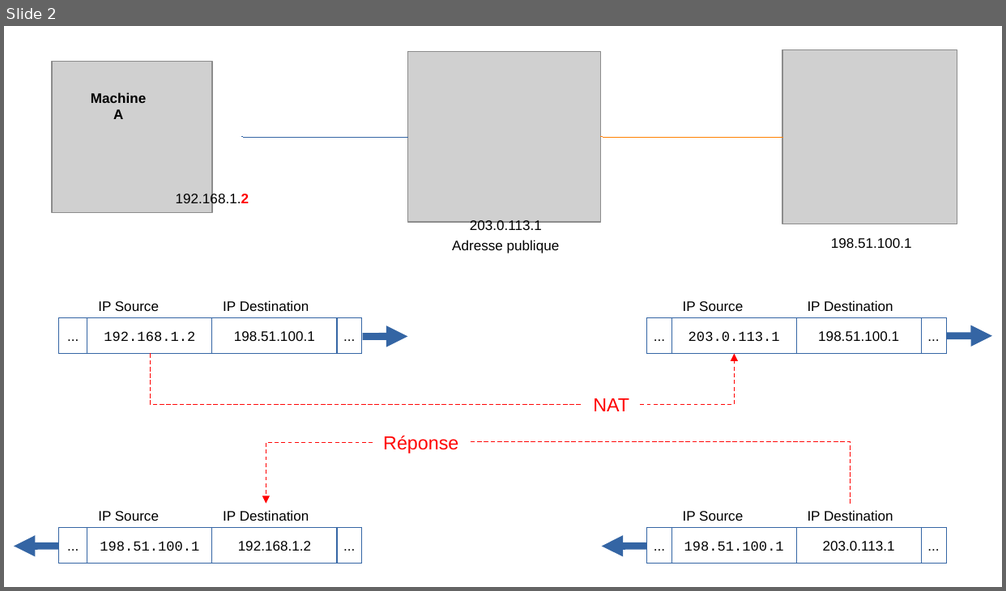
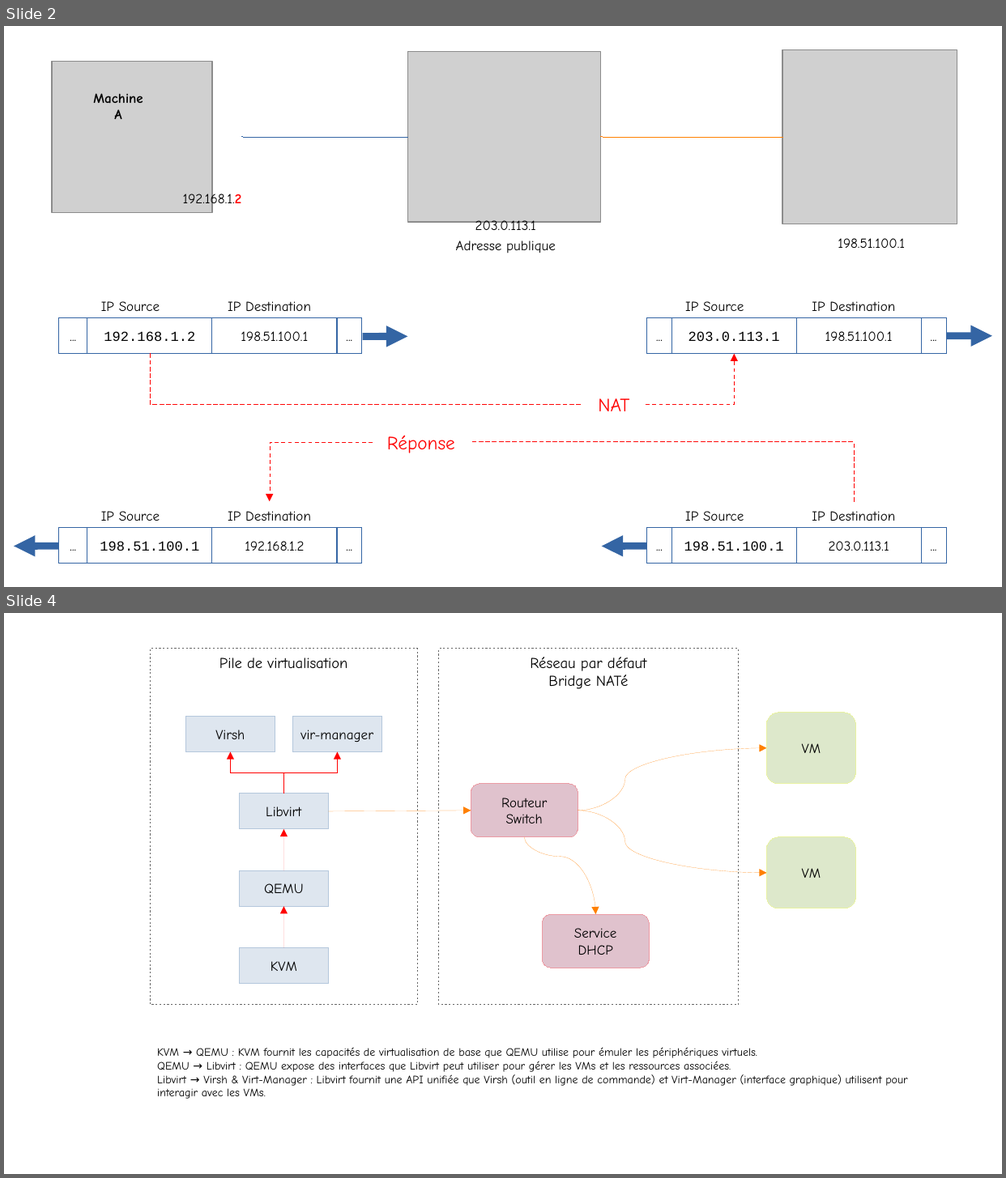
Before and after one commit to namnetes/tiddlywiki, a slide deck: wiki/media/virtualisation/kvm/nat-bridge/nat-bridge.odp. Shown one above the other, each under a label of ours: slide 2 before the commit, slides 2 and 4 after it; the slides between them are not shown. The pictures are 1006x591 and 1006x1178 pixels, drawn with LibreOffice and Linux fonts; fonts in the diff are those of the drawing; grey boxes stand for pictures. Boxes give left, top, right and bottom in pixels: in the first picture for what was removed or moved away, otherwise in the second. Text is boxed around its words. In the diff, an @@ line names an element or a change of style, - is before the commit and + after.

```diff
--- a/wiki/media/virtualisation/kvm/nat-bridge/nat-bridge.odp
+++ b/wiki/media/virtualisation/kvm/nat-bridge/nat-bridge.odp
@@ slide 4 added at box(4, 613, 1002, 1174), background #FFFFFF @@
@@ group added at box(150, 649, 856, 1005): 7 rectangles, 4 rounded rectangles, 3 arrows, 3 curved arrows, 2 elbow arrows @@
+Pile de virtualisation
+KVM
+QEMU
+Libvirt
+Virsh
+vir-manager
+Routeur
+Switch
+Service
+DHCP
+VM
+VM
+Réseau par défaut
+Bridge NATé
@@ text added at box(157, 1047, 907, 1099), 9 pt, text #000000 @@
+KVM → QEMU : KVM fournit les capacités de virtualisation de base que QEMU utilise pour émuler les périphériques virtuels.
+QEMU → Libvirt : QEMU expose des interfaces que Libvirt peut utiliser pour gérer les VMs et les ressources associées.
+Libvirt → Virsh & Virt-Manager : Libvirt fournit une API unifiée que Virsh (outil en ligne de commande) et Virt-Manager (interface graphique) utilisent pour interagir avec les VMs.
@@ slide 2 changed as well @@
@@ elbow arrow moved from (641, 404) - (735, 354) to (646, 404) - (735, 354) @@
@@ elbow arrow moved from (373, 442) - (266, 504) to (373, 442) - (270, 501) @@
@@ elbow line moved from (850, 504) - (470, 442) to (854, 501) - (470, 442) @@
@@ font Arial to Comic Neue in 26 elements at box(183, 191, 242, 208), box(456, 219, 556, 254), box(837, 238, 905, 248), box(212, 318, 337, 354), box(796, 318, 922, 354), box(212, 527, 337, 563), box(796, 527, 922, 563), box(387, 435, 455, 454), box(93, 93, 143, 119), box(101, 301, 160, 311), box(685, 301, 744, 311), box(101, 511, 160, 521), box(685, 511, 744, 521), box(228, 301, 311, 311), box(812, 301, 895, 311), box(228, 511, 311, 521), box(812, 511, 895, 521), box(598, 399, 629, 412), box(59, 318, 88, 354), box(337, 318, 362, 354), box(647, 318, 671, 354), box(922, 318, 947, 354), box(59, 527, 88, 563), box(337, 527, 362, 563), box(647, 527, 671, 563), box(922, 527, 947, 563) @@
```
Also in this commit, not shown: 1 other slide changed, 1 other slide added, 13 other files.
